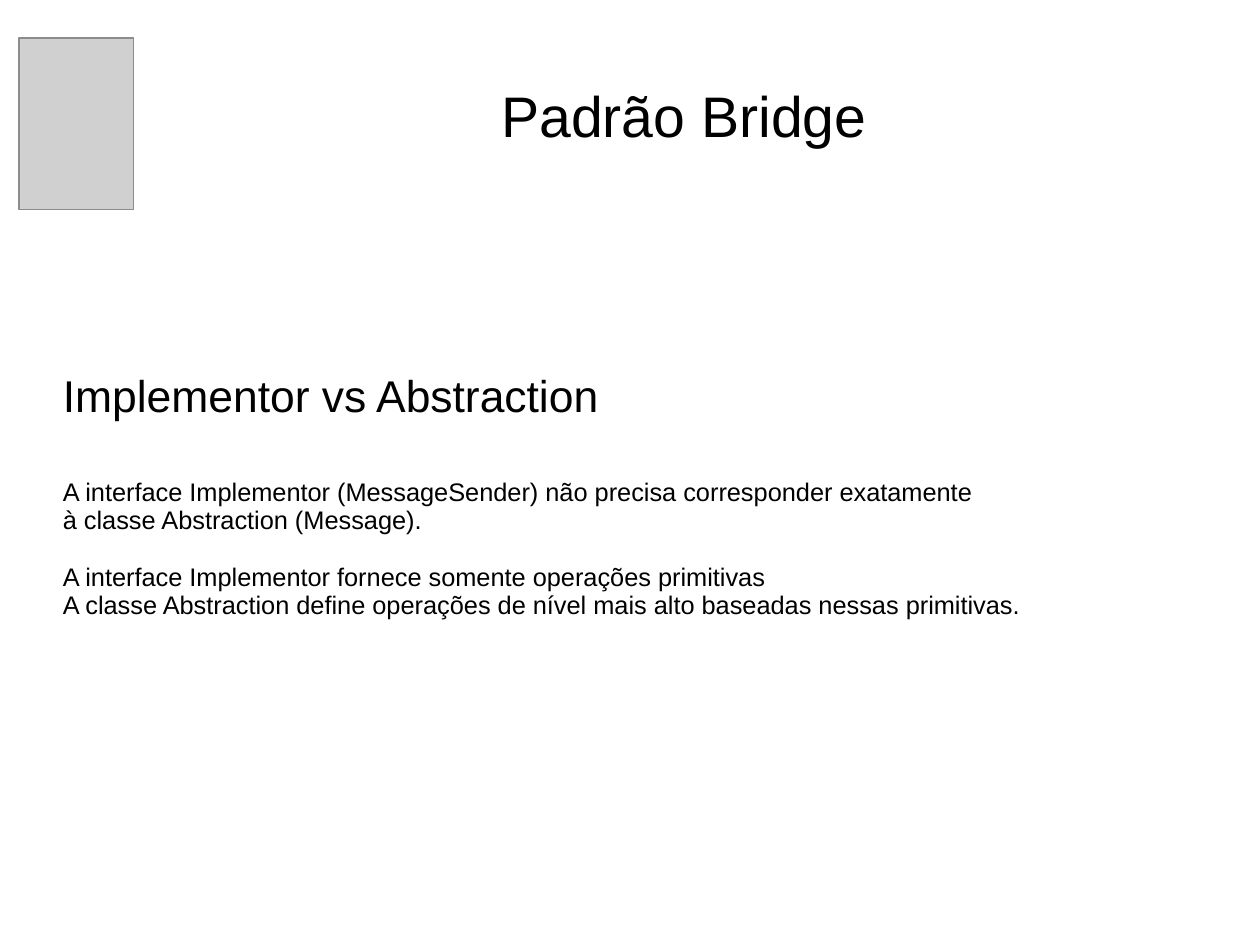
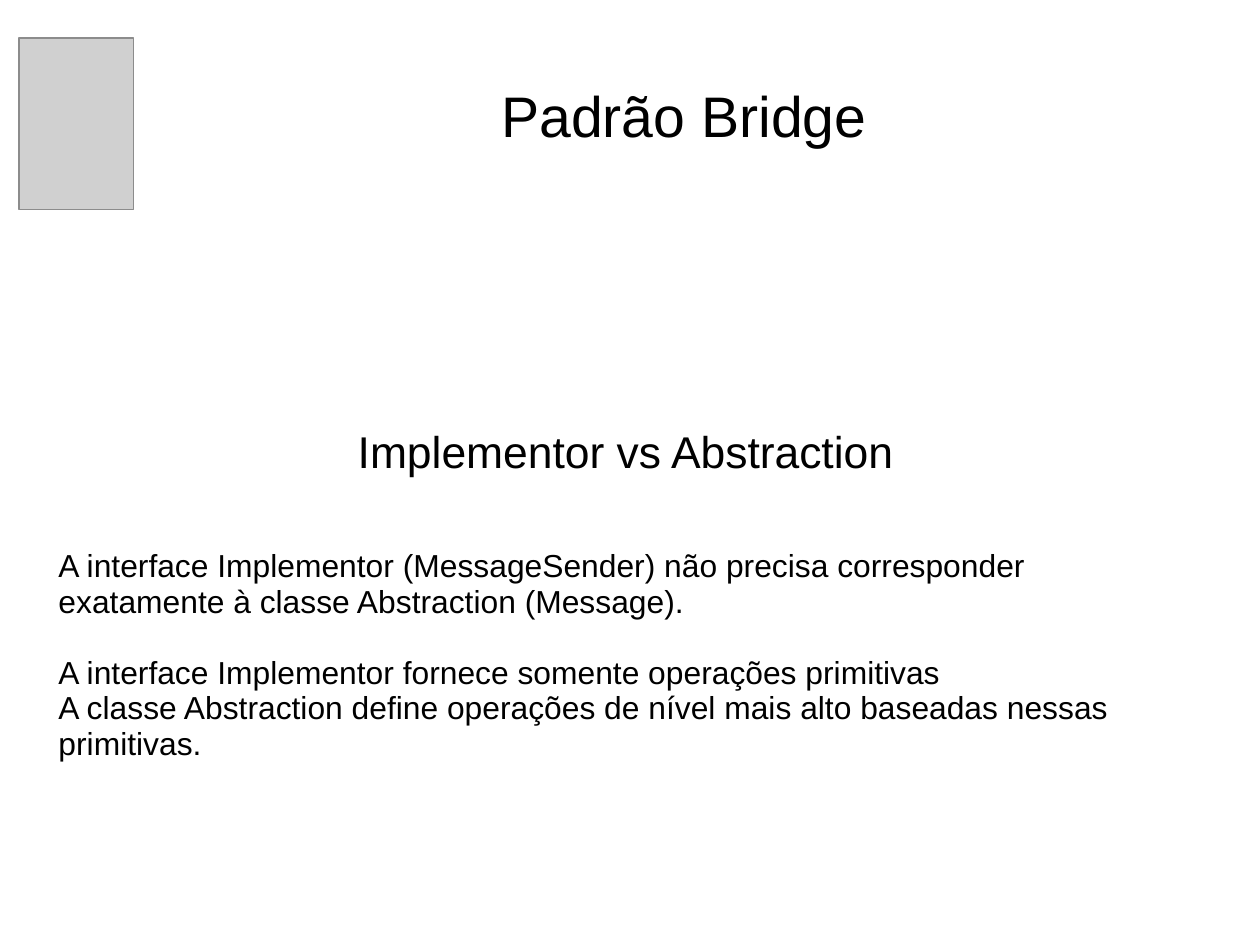
Before and after one commit to andrePfeiffer/Padroes, a slide deck: slide 10 of arquivos/Apresentação PSI.ppt (slide 9 before the commit). Drawn at 1260x945 pixels with LibreOffice and Linux fonts; fonts in the diff are those of the drawing; grey boxes stand for pictures; background and template pictures are left out. Boxes give left, top, right and bottom in pixels: in the first picture for what was removed or moved away, otherwise in the second. Text is boxed around its words. In the diff, an @@ line names an element or a change of style, - is before the commit and + after.

```diff
--- a/arquivos/Apresentação PSI.ppt
+++ b/arquivos/Apresentação PSI.ppt
@@ subtitle "Implementor vs Abstraction": place and size @@
-subtitle "Implementor vs Abstraction" at [63, 379, 1020, 620]
+subtitle "Implementor vs Abstraction" at [58, 435, 1108, 760]
@@ subtitle "Implementor vs Abstraction" at [58, 435, 1108, 760]: size 16 to 20 pt; alignment left to centre @@
```
Also in this commit, not shown: 9 other slides changed, 2 slides added, 4 other files.
